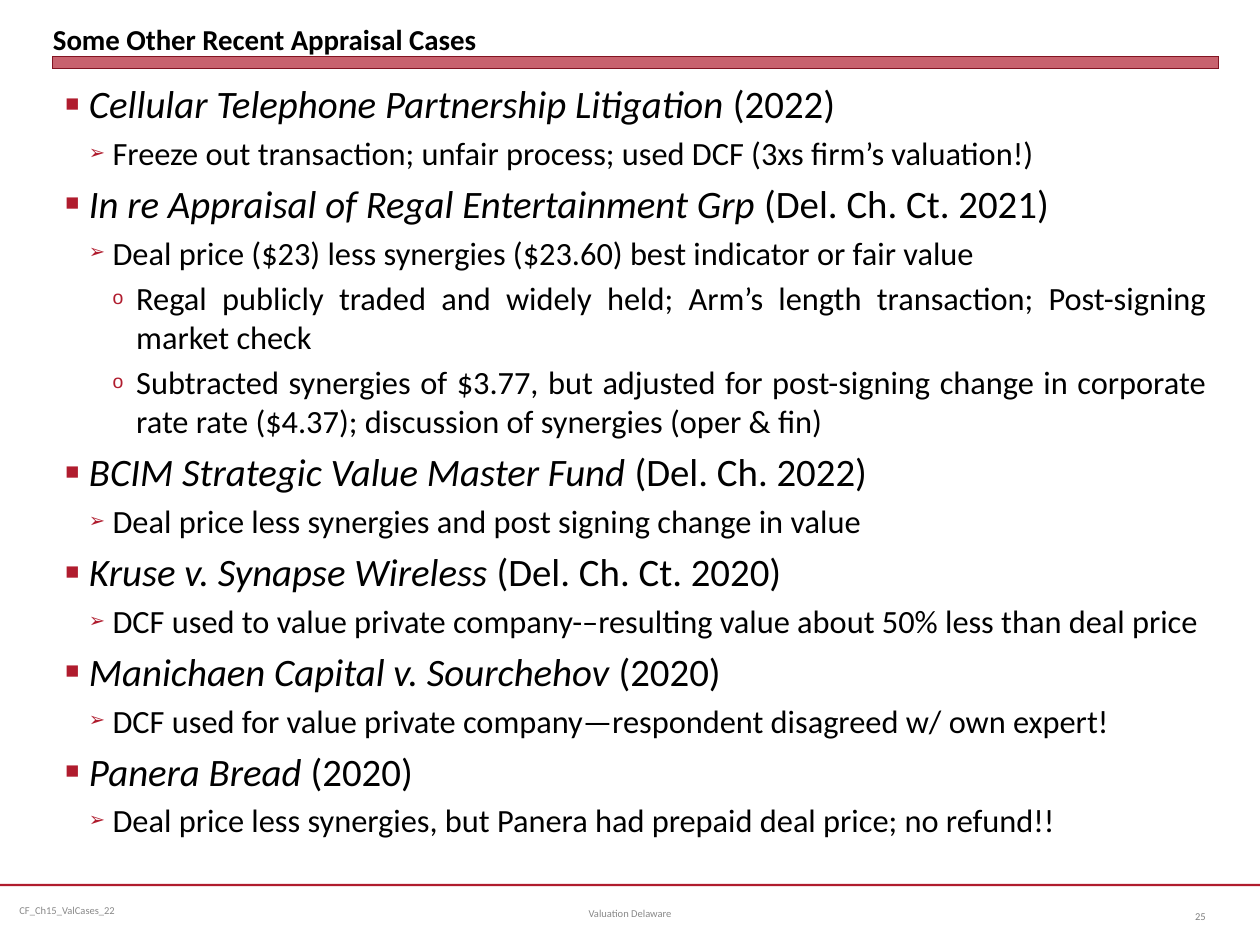
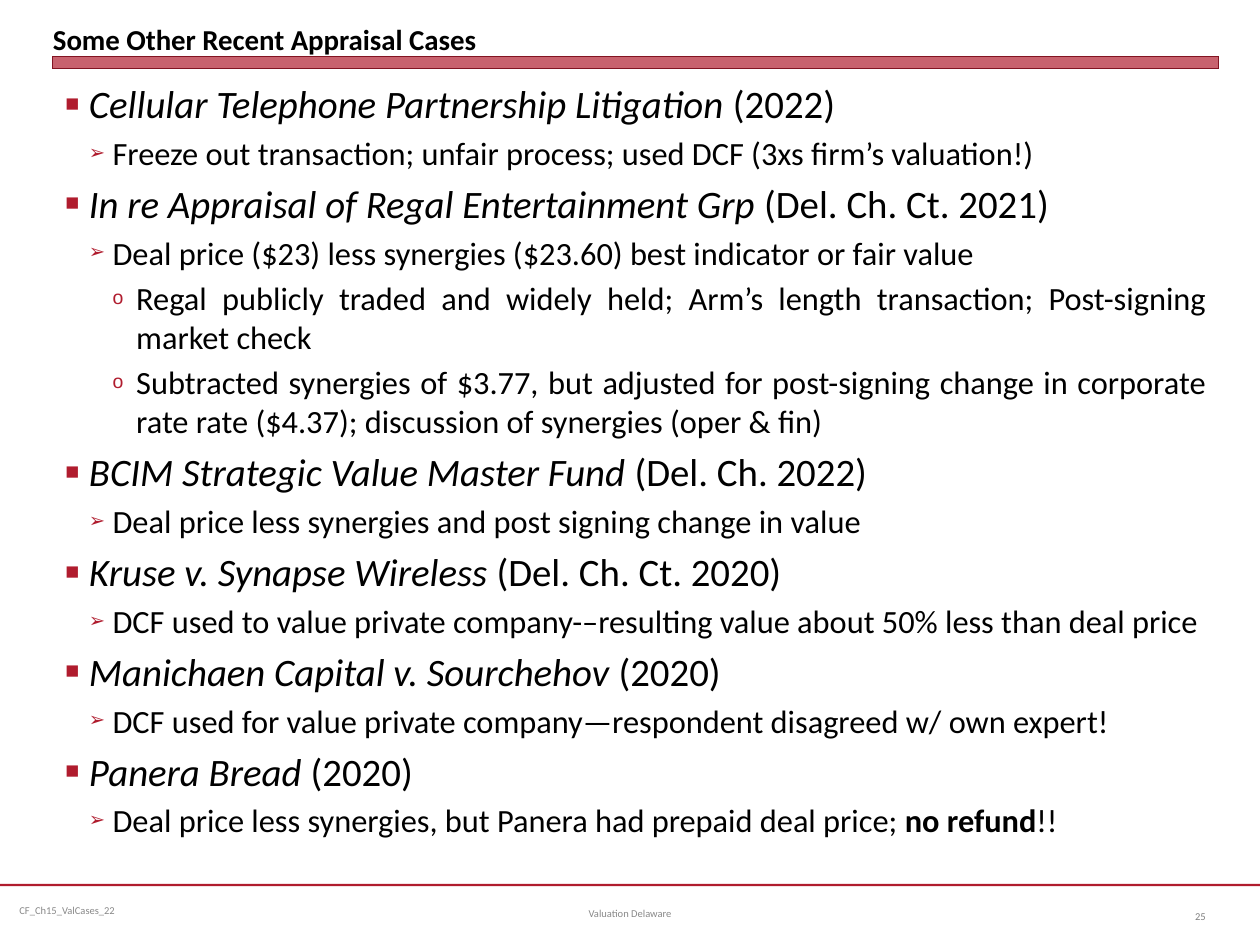
Before and after one commit to jmc877/Corporate-Finance, a slide deck: slide 25 of slides/CF_Ch15_ValCases_24.pptx. Drawn at 1260x945 pixels with LibreOffice and Linux fonts; fonts in the diff are those of the drawing. Boxes give left, top, right and bottom in pixels: in the first picture for what was removed or moved away, otherwise in the second. Text is boxed around its words. In the diff, an @@ line names an element or a change of style, - is before the commit and + after.

```diff
--- a/slides/CF_Ch15_ValCases_24.pptx
+++ b/slides/CF_Ch15_ValCases_24.pptx
@@ text at (113, 809, 1058, 838): bold on in "no refund!!" @@
```
Also in this commit, not shown: 5 other slides changed, 3 other files.
